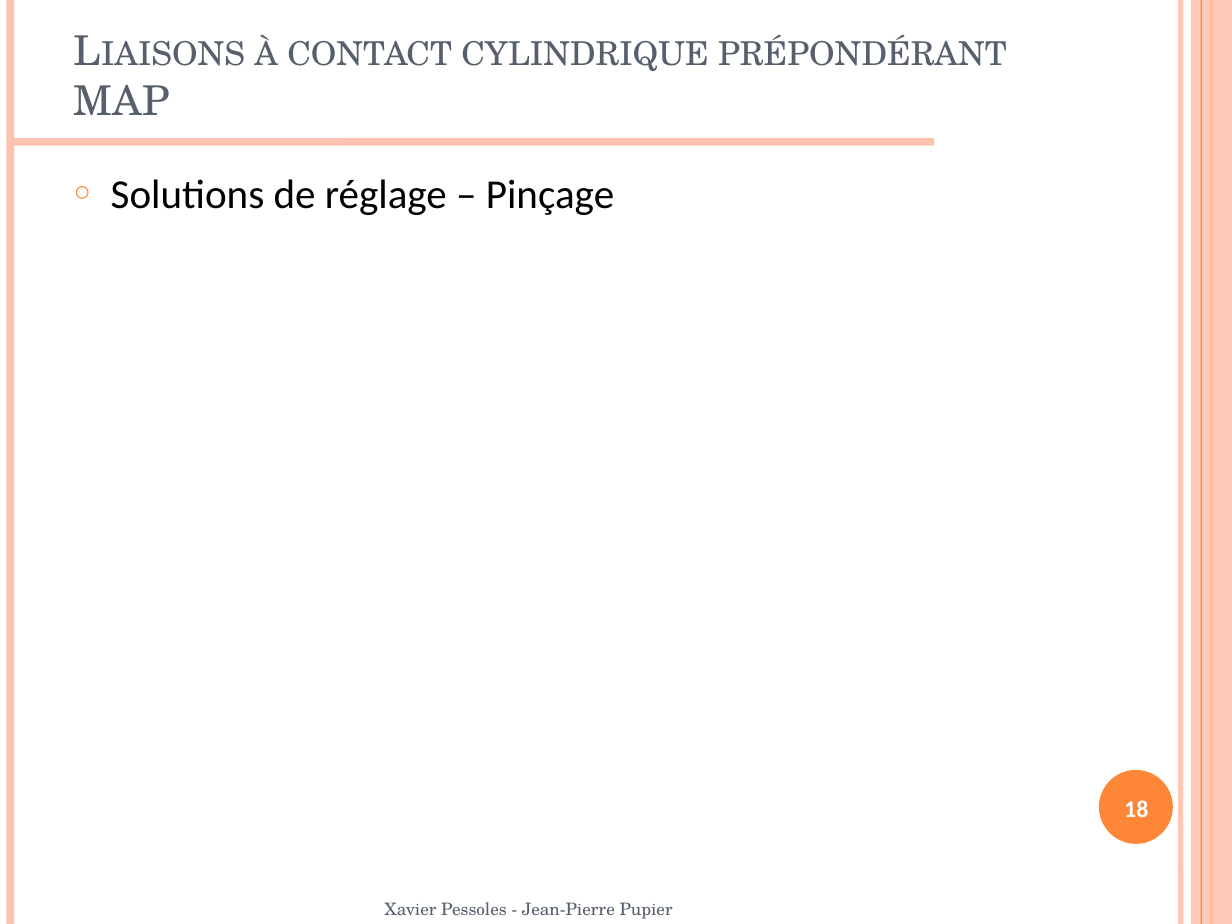
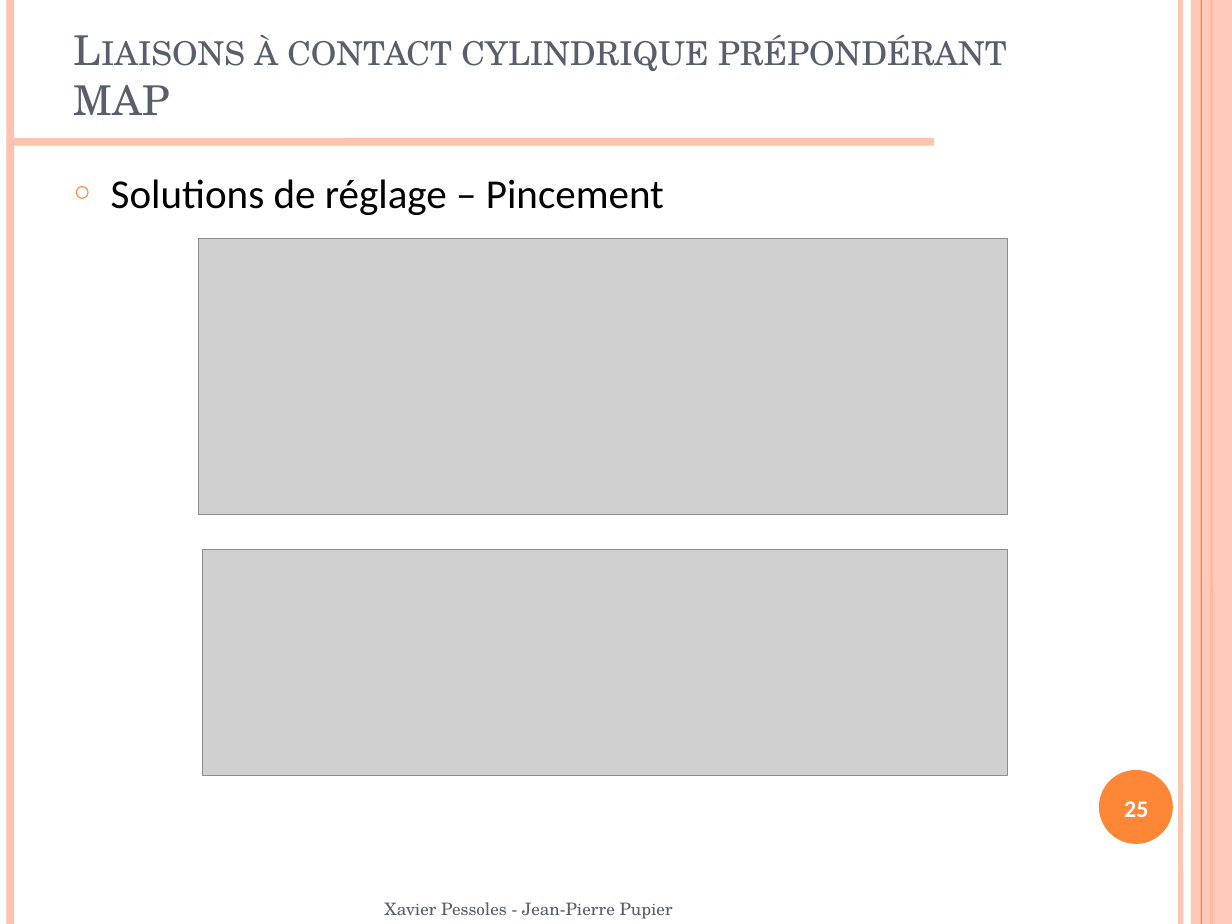
Before and after one commit to xpessoles/07_Etude_Systemes_Mecaniques_Analyser_Concevoir_Realiser, a slide deck: slide 25 of Concevoir/03_LiaisonsEncastrementDemontables/Cours/PPT/07_Cpt_03_LiaisonEncastrement.pptx (slide 18 before the commit). Drawn at 1232x924 pixels with LibreOffice and Linux fonts; fonts in the diff are those of the drawing; grey boxes stand for pictures; background and template pictures are left out. Boxes give left, top, right and bottom in pixels: in the first picture for what was removed or moved away, otherwise in the second. Text is boxed around its words. In the diff, an @@ line names an element or a change of style, - is before the commit and + after.

```diff
--- a/Concevoir/03_LiaisonsEncastrementDemontables/Cours/PPT/07_Cpt_03_LiaisonEncastrement.pptx
+++ b/Concevoir/03_LiaisonsEncastrementDemontables/Cours/PPT/07_Cpt_03_LiaisonEncastrement.pptx
@@ text at [111,179,664,215]: text changed @@
-○ Solutions de réglage – Pinçage
+○ Solutions de réglage – Pincement
@@ picture added at [198,239,1007,515] @@
@@ picture added at [203,549,1008,775] @@
@@ page number at [1124,801,1148,817]: text changed @@
-18
+25
```
Also in this commit, not shown: 19 other slides changed, 9 slides added, 1 slide removed, 1 other file.
